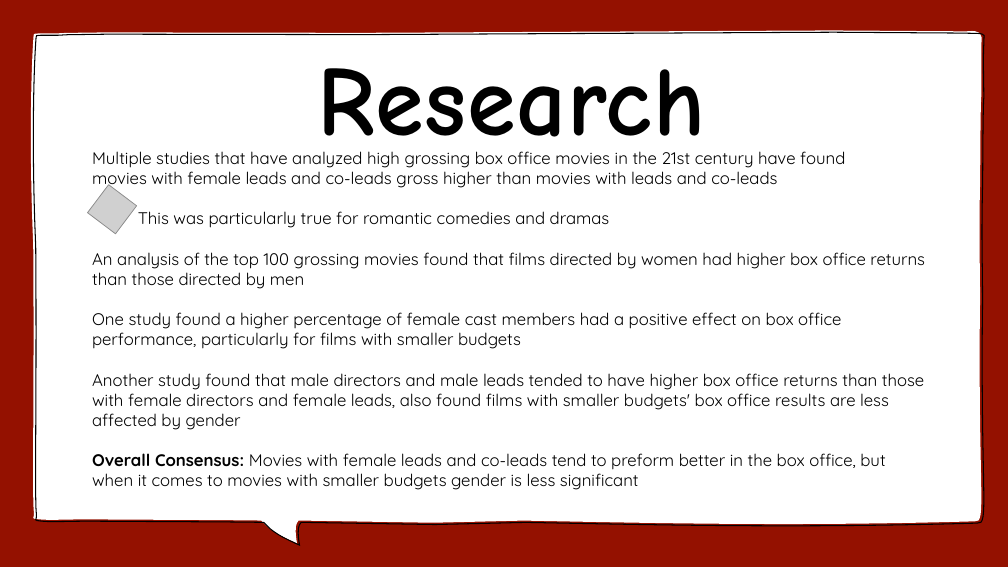
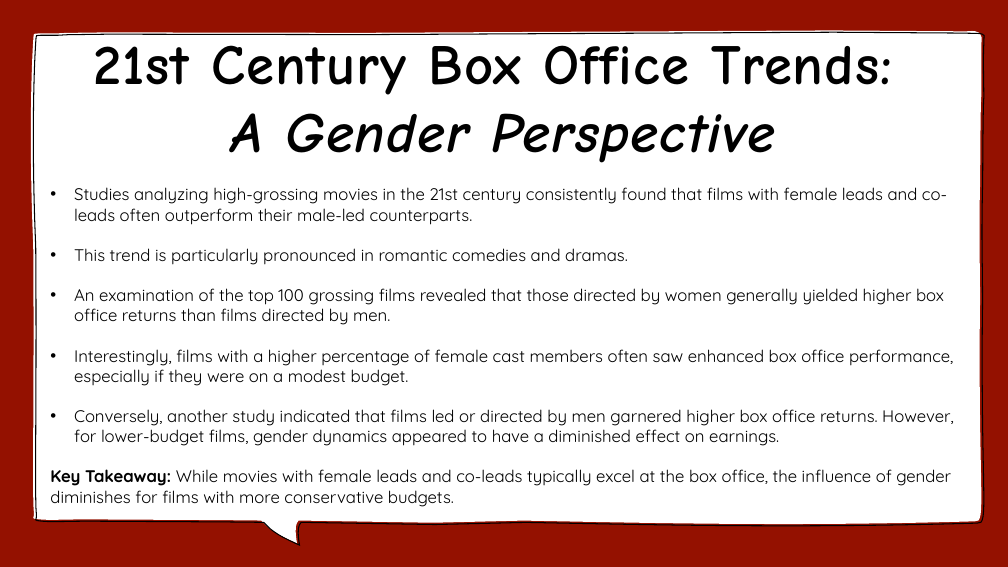
Before and after one commit to joegaff/PortfolioProjects, a slide deck: slide 3 of Box Office/Box Office Regression.pptx. Drawn at 1008x567 pixels with LibreOffice and Linux fonts; fonts in the diff are those of the drawing; grey boxes stand for pictures. Boxes give left, top, right and bottom in pixels: in the first picture for what was removed or moved away, otherwise in the second. Text is boxed around its words. In the diff, an @@ line names an element or a change of style, - is before the commit and + after.

```diff
--- a/Box Office/Box Office Regression.pptx
+++ b/Box Office/Box Office Regression.pptx
@@ text at [50, 45, 954, 507]: text changed @@
-Multiple studies that have analyzed high grossing box office movies in the 21st century have found movies with female leads and co-leads gross higher than movies with leads and co-leads
-This was particularly true for romantic comedies and dramas
-An analysis of the top 100 grossing movies found that films directed by women had higher box office returns than those directed by men
-One study found a higher percentage of female cast members had a positive effect on box office performance, particularly for films with smaller budgets
-Another study found that male directors and male leads tended to have higher box office returns than those with female directors and female leads, also found films with smaller budgets' box office results are less affected by gender
-Overall Consensus: Movies with female leads and co-leads tend to preform better in the box office, but when it comes to movies with smaller budgets gender is less significant
+21st Century Box Office Trends:
+A Gender Perspective
+• Studies analyzing high-grossing movies in the 21st century consistently found that films with female leads and co-leads often outperform their male-led counterparts.
+• This trend is particularly pronounced in romantic comedies and dramas.
+• An examination of the top 100 grossing films revealed that those directed by women generally yielded higher box office returns than films directed by men.
+• Interestingly, films with a higher percentage of female cast members often saw enhanced box office performance, especially if they were on a modest budget.
+• Conversely, another study indicated that films led or directed by men garnered higher box office returns. However, for lower-budget films, gender dynamics appeared to have a diminished effect on earnings.
+Key Takeaway: While movies with female leads and co-leads typically excel at the box office, the influence of gender diminishes for films with more conservative budgets.
@@ title removed at [317, 68, 705, 166] @@
-Research
@@ picture removed at [88, 185, 136, 234] @@
```
Also in this commit, not shown: 12 other slides changed.
